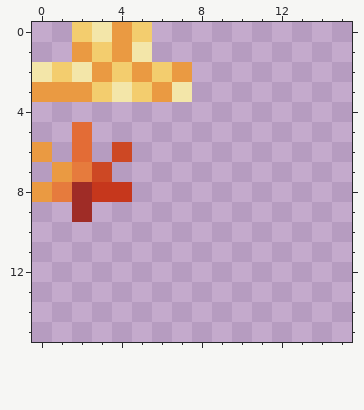
Pixel-art sprite: src/confetti/example/mytexture.png. Above: the version before the commit.
The file is 16x16 pixels.
The result:
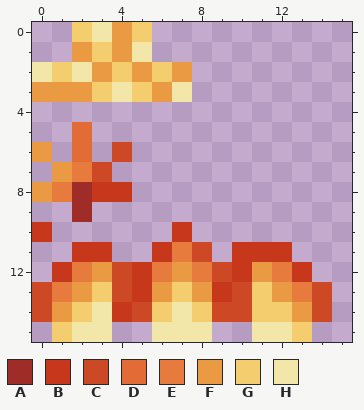
Palette (. is transparent): A #9f2c26  B #c6371c  C #cd4824  D #e36c36  E #e67b3d  F #ea9a42  G #f3cd6e  H #f3e6a9
Change:
Changed rows in their new state; - is an unchanged pixel.
first column x 0:
10 B------B-------
11 --BB--BEC-BBB--
12 -BEFCBEFECBFEB-
13 CEFGCBFGFBCGFEC
14 CFGHBCGHGCCGGFC
15 -GHH--HHH--HHG-
Boxes around the changes in both pictures, in picture pixels (x1, y1, x2, y2):
added: (32, 222, 332, 342)
